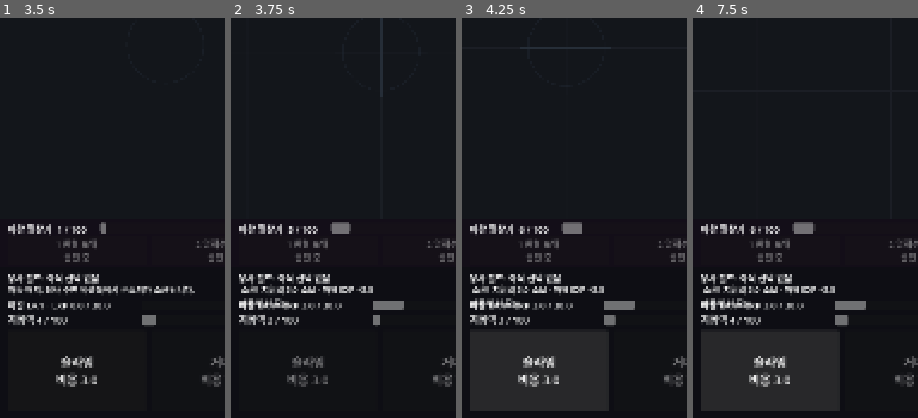
Above: before the commit, frames 1-4 (left to right).
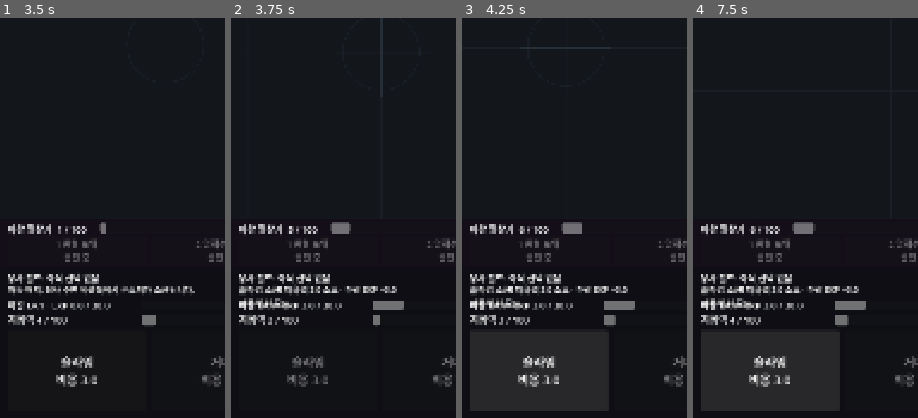
Above: after the commit, the same moments.

Repository: MinSung0732/Again-Hero-
Game: Godot game, scene res://src/lobby/Lobby.tscn
The game is run twice, just before and just after one commit, with the same random seed, the same clock (stepped at 60 frames per second) and the same inputs.
Inputs:
- Up to frame 1 (3.5 s): click "던전 입장" at 0.5 s; click "메뉴" at 1.25 s; click "자동 배치" at 2 s; click "계속하기" at 2.75 s
- Up to frame 2 (3.75 s): click "슬라임 비용 3.0" at 3.5 s
- Up to frame 3 (4.25 s): no input
- Up to frame 4 (7.5 s): click "메뉴" at 4.25 s; click "이 스테이지 다시 도전" at 5 s; click "자동 배치" at 5.75 s; click "수동 배치" at 6.5 s; click "슬라임 비용 3.0" at 7.25 s
The pictures show only the part of the screen within x 1-51%, y 50-100%; the shares and areas given below are measured in that part.

Frame 1 is identical in both runs. In frame 2, 1.0% of the frame differs, in the area x 3-74%, y 66-70%; in frame 3, 1.0%; in frame 4, 1.0%.
Error before the commit: Invalid call to function 'get_name' in base 'GDScript'. Expected 0 argument(s). (res://src/battle/battle.gd:776)
Error after the commit: Invalid call to function 'get_name' in base 'GDScript'. Expected 0 argument(s). (res://src/hero/hero.gd:1215)

Commit message:
fix: avoid monster catalog get_name collision

Diff:
--- a/src/battle/battle.gd
+++ b/src/battle/battle.gd
@@ -772,8 +772,14 @@
 
 		_apply_demon_level_scaling_to_monster(node, true)
 
+func _get_catalog_monster_display_name(monster_id: String) -> String:
+	var data = MONSTER_CATALOG.MONSTERS.get(monster_id, {})
+	if typeof(data) != TYPE_DICTIONARY:
+		return monster_id
+	return String(data.get("name", monster_id))
+
 func _get_monster_name(monster_type: String) -> String:
-	return MONSTER_CATALOG.get_name(monster_type)
+	return _get_catalog_monster_display_name(monster_type)
 
 func _on_hero_health_changed(current_hp: int, max_hp_value: int) -> void:
 	run_metrics.record_hero_hp(current_hp, max_hp_value)
@@ -1362,7 +1368,7 @@
 		"name_prefix=%s" % name_prefix
 	)
 
-	var catalog_name := MONSTER_CATALOG.get_name(monster_id)
+	var catalog_name := _get_catalog_monster_display_name(monster_id)
 	_mutation_spawn_diag(
 		"D1.7",
 		"catalog_name=%s" % catalog_name
@@ -1578,7 +1584,7 @@
 	var special_name := String(
 		special_data.get(
 			"name",
-			MONSTER_CATALOG.get_name(monster_id)
+			_get_catalog_monster_display_name(monster_id)
 		)
 	)
 	monster.set_meta("stage_event_type", special_type)
@@ -1593,7 +1599,7 @@
 ) -> void:
 	var event_type := String(event.get("type", "elite"))
 	var event_name := String(
-		event.get("name", MONSTER_CATALOG.get_name(monster_id))
+		event.get("name", _get_catalog_monster_display_name(monster_id))
 	)
 	var message := ""
 	match event_type:
@@ -1867,7 +1873,7 @@
 			continue
 
 		samples[monster_type] = "%s HP %d/%d · A%d · S%.1f" % [
-			MONSTER_CATALOG.get_name(monster_type),
+			_get_catalog_monster_display_name(monster_type),
 			int(node.get("current_hp")),
 			int(node.get("max_hp")),
 			int(node.get("attack_damage")),
Not shown, changed: CHANGELOG.md
